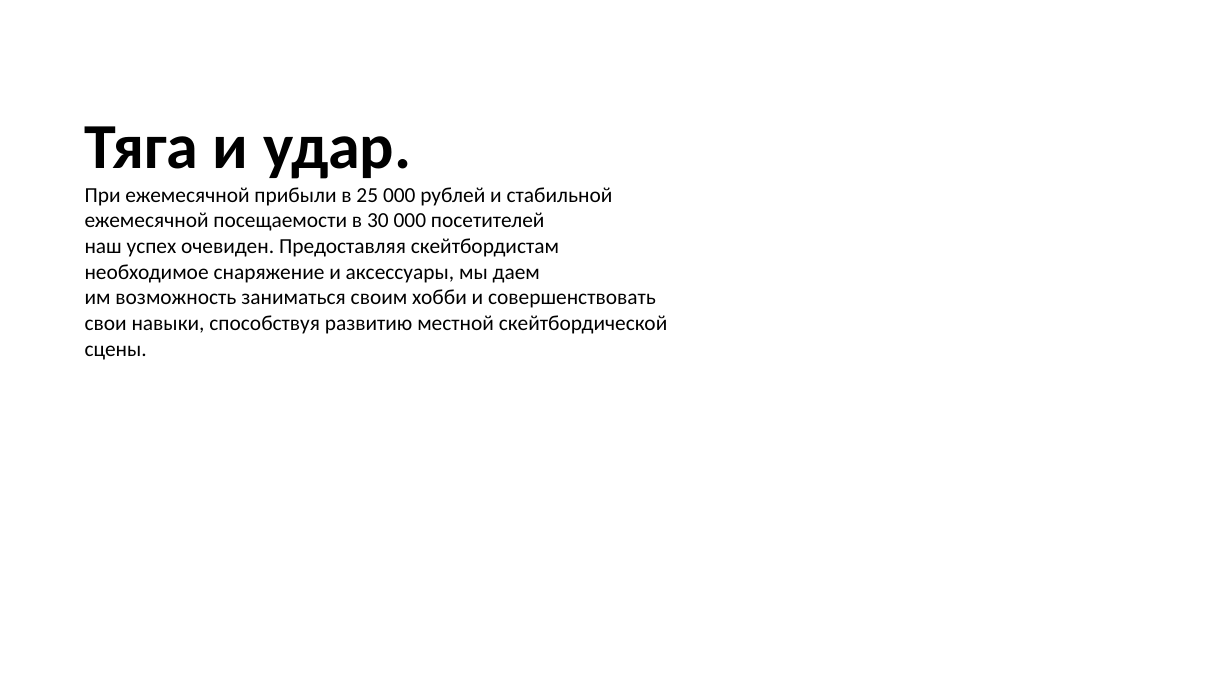
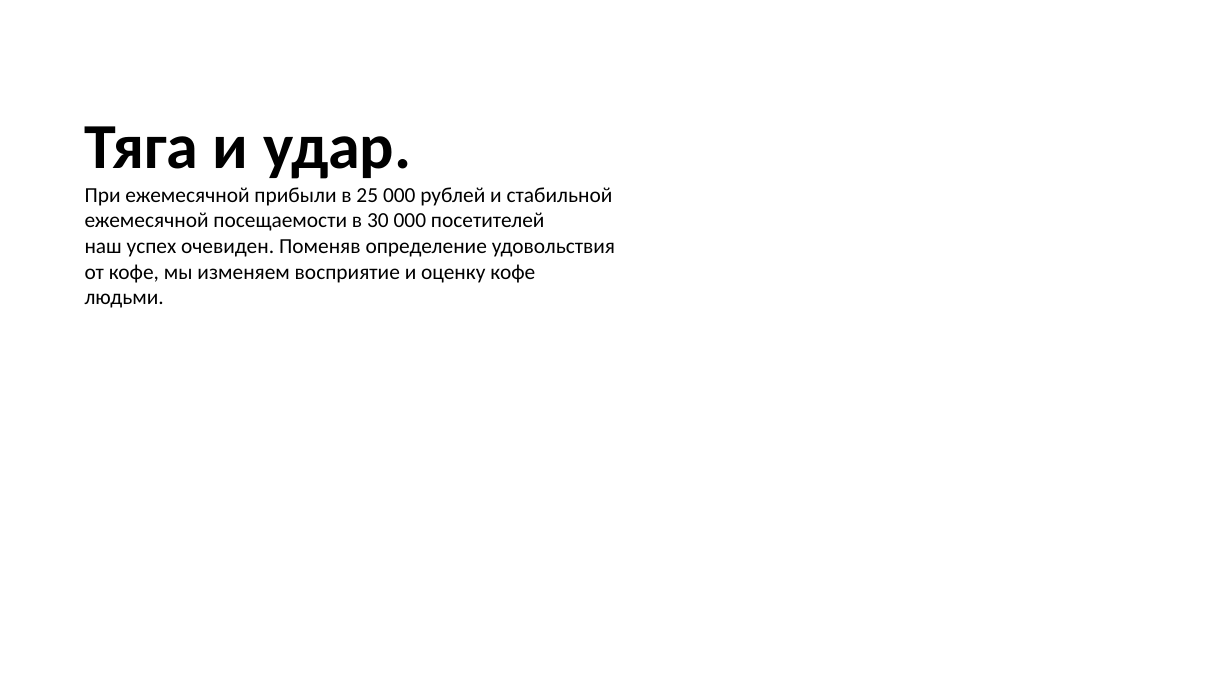
Before and after one commit to danila-zol/simpleslides, a slide deck: slide 5 of gen/test2.pptx (slide 4 before the commit). Drawn at 1232x693 pixels with LibreOffice and Linux fonts; fonts in the diff are those of the drawing. Boxes give left, top, right and bottom in pixels: in the first picture for what was removed or moved away, otherwise in the second. Text is boxed around its words. In the diff, an @@ line names an element or a change of style, - is before the commit and + after.

```diff
--- a/gen/test2.pptx
+++ b/gen/test2.pptx
@@ text at [85,187,615,308]: text changed @@
-При ежемесячной прибыли в 25 000 рублей и стабильной
-ежемесячной посещаемости в 30 000 посетителей
-наш успех очевиден. Предоставляя скейтбордистам
-необходимое снаряжение и аксессуары, мы даем
-им возможность заниматься своим хобби и совершенствовать
-свои навыки, способствуя развитию местной скейтбордической
-сцены.
+При ежемесячной прибыли в 25 000 рублей и стабильной
+ежемесячной посещаемости в 30 000 посетителей
+наш успех очевиден. Поменяв определение удовольствия
+от кофе, мы изменяем восприятие и оценку кофе
+людьми.
```
Also in this commit, not shown: 8 other slides changed, 2 slides added, 1 slide removed, 3 other files.
